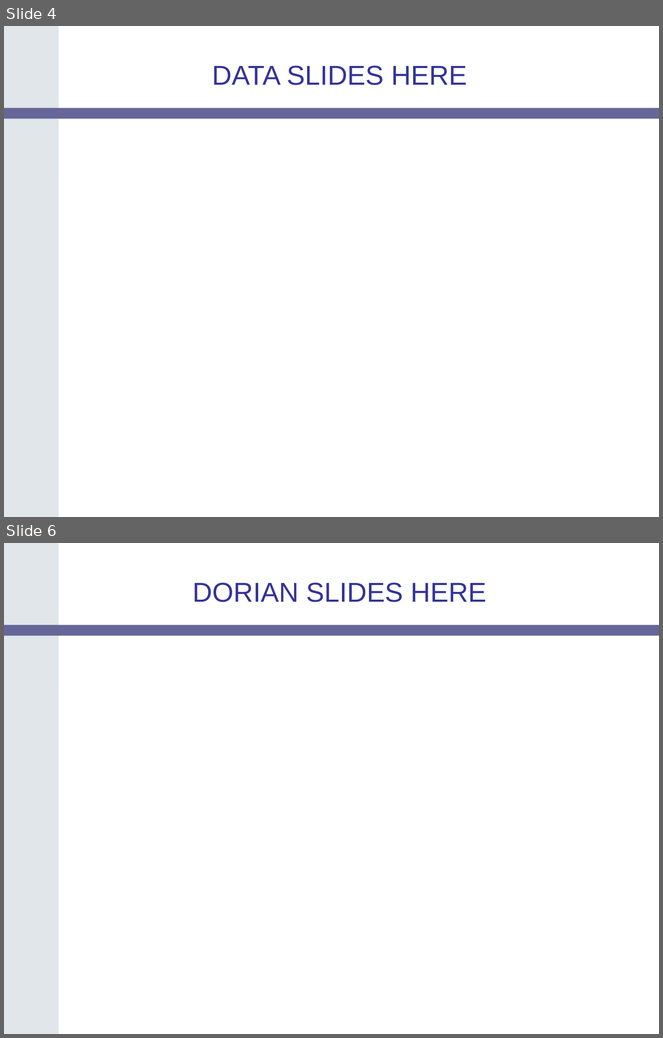
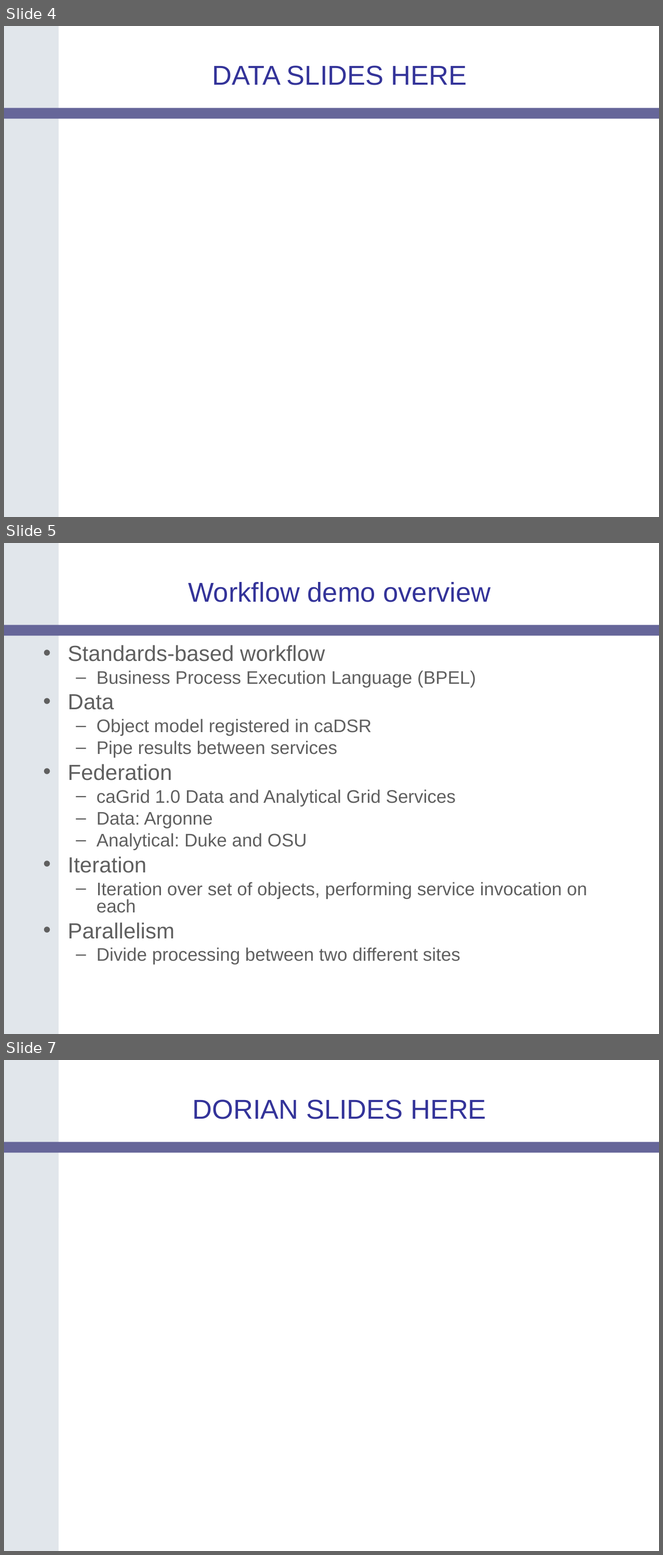
Before and after one commit to NCIP/cagrid-portal, a slide deck: cagrid-1-0/Documentation/presentations/200604_AnnualMeeting/caGrid-1.0-Demo.ppt. Shown one above the other, each under a label of ours: slides 4 and 6 before the commit, slides 4, 5 and 7 after it; the slides between them are not shown. The pictures are 663x1038 and 663x1555 pixels, drawn with LibreOffice and Linux fonts; fonts in the diff are those of the drawing; background and template pictures are left out. Boxes give left, top, right and bottom in pixels: in the first picture for what was removed or moved away, otherwise in the second. Text is boxed around its words. In the diff, an @@ line names an element or a change of style, - is before the commit and + after.

Commit message:
added patrick's 2 workflow demo slides

```diff
--- a/cagrid-1-0/Documentation/presentations/200604_AnnualMeeting/caGrid-1.0-Demo.ppt
+++ b/cagrid-1-0/Documentation/presentations/200604_AnnualMeeting/caGrid-1.0-Demo.ppt
@@ slide 5 added at (4,543,659,1034), background #FFFFFF; not listed: 2 template elements that a slide beside it also shows @@
@@ title added at (188,582,491,602), 30 pt, text #333399 @@
+Workflow demo overview
@@ text added at (68,645,587,965), 20 pt, text #5F5F5F @@
+• Standards-based workflow
+  – Business Process Execution Language (BPEL)
+• Data
+  – Object model registered in caDSR
+  – Pipe results between services
+• Federation
+  – caGrid 1.0 Data and Analytical Grid Services
+  – Data: Argonne
+  – Analytical: Duke and OSU
+• Iteration
+  – Iteration over set of objects, performing service invocation on each
+• Parallelism
+  – Divide processing between two different sites
@@ what was slide 6 is now slide 7 @@
```
Also in this commit, not shown: 1 other slide added, 1 slide removed.
